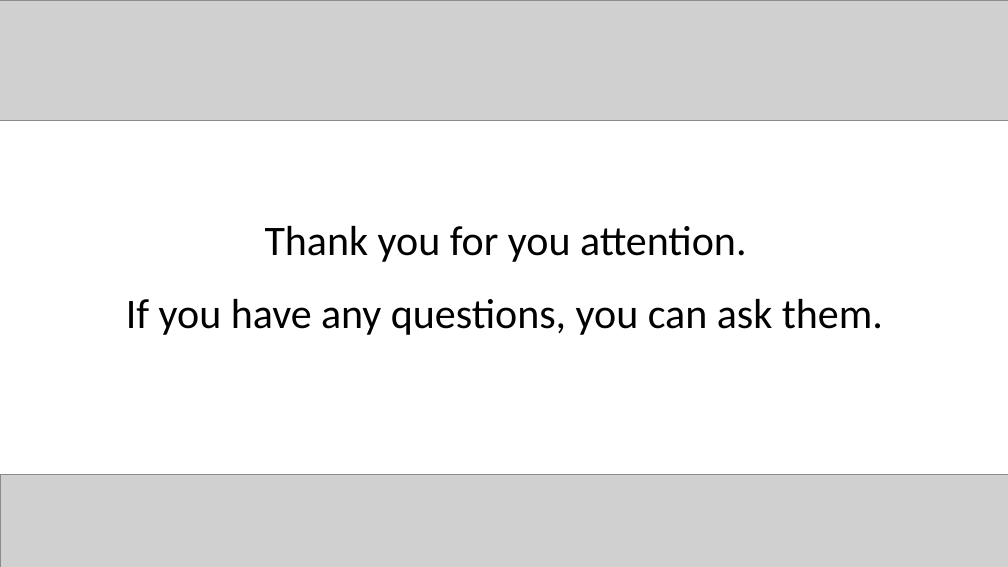
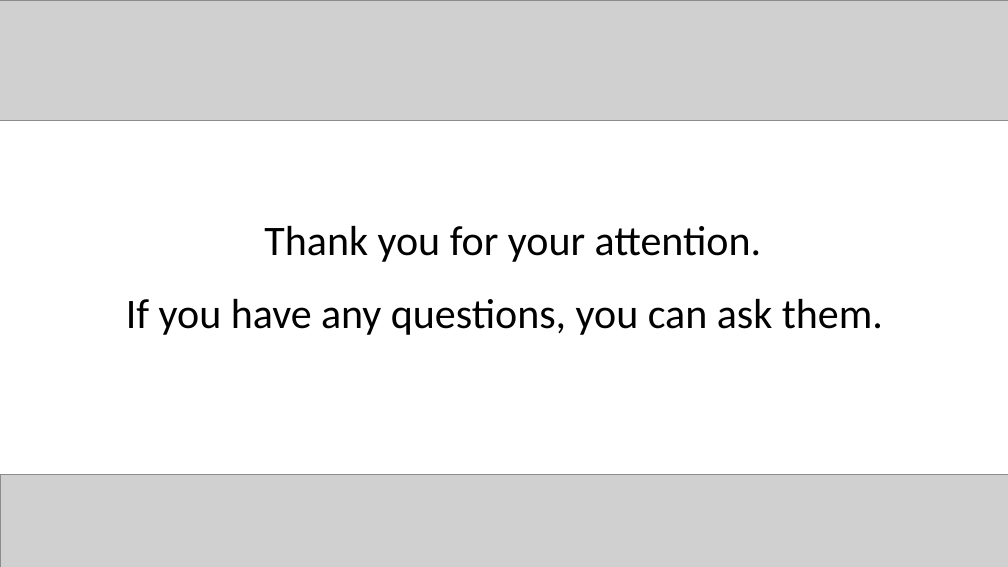
Before and after one commit to codingburgas/2122-the-games--adventures-kodkodkod, a slide deck: slide 8 of Documents/Presentation-KodKodKod.pptx. Drawn at 1008x567 pixels with LibreOffice and Linux fonts; fonts in the diff are those of the drawing; grey boxes stand for pictures. Boxes give left, top, right and bottom in pixels: in the first picture for what was removed or moved away, otherwise in the second. Text is boxed around its words. In the diff, an @@ line names an element or a change of style, - is before the commit and + after.

```diff
--- a/Documents/Presentation-KodKodKod.pptx
+++ b/Documents/Presentation-KodKodKod.pptx
@@ text at (264, 226, 761, 262): text changed @@
-Thank you for you attention.
+Thank you for your attention.
```
Also in this commit, not shown: 1 other slide changed, 2 other files.
